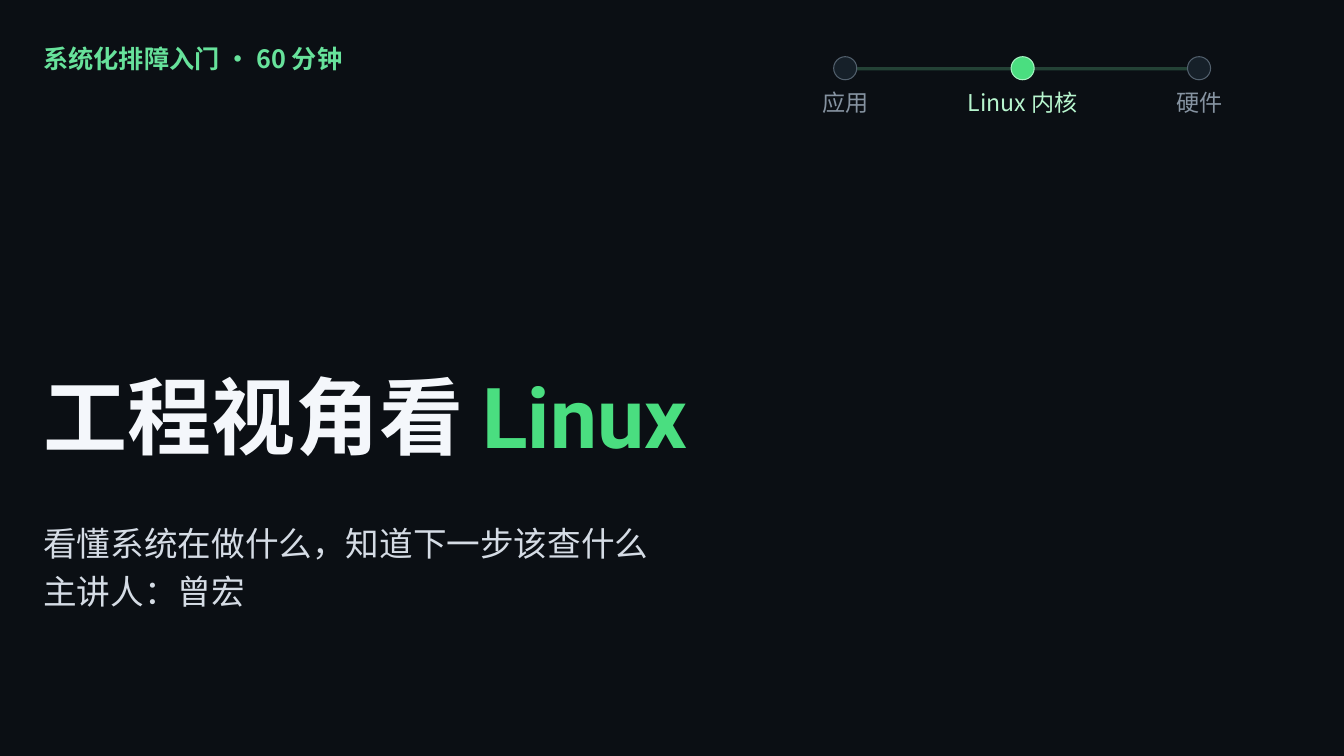
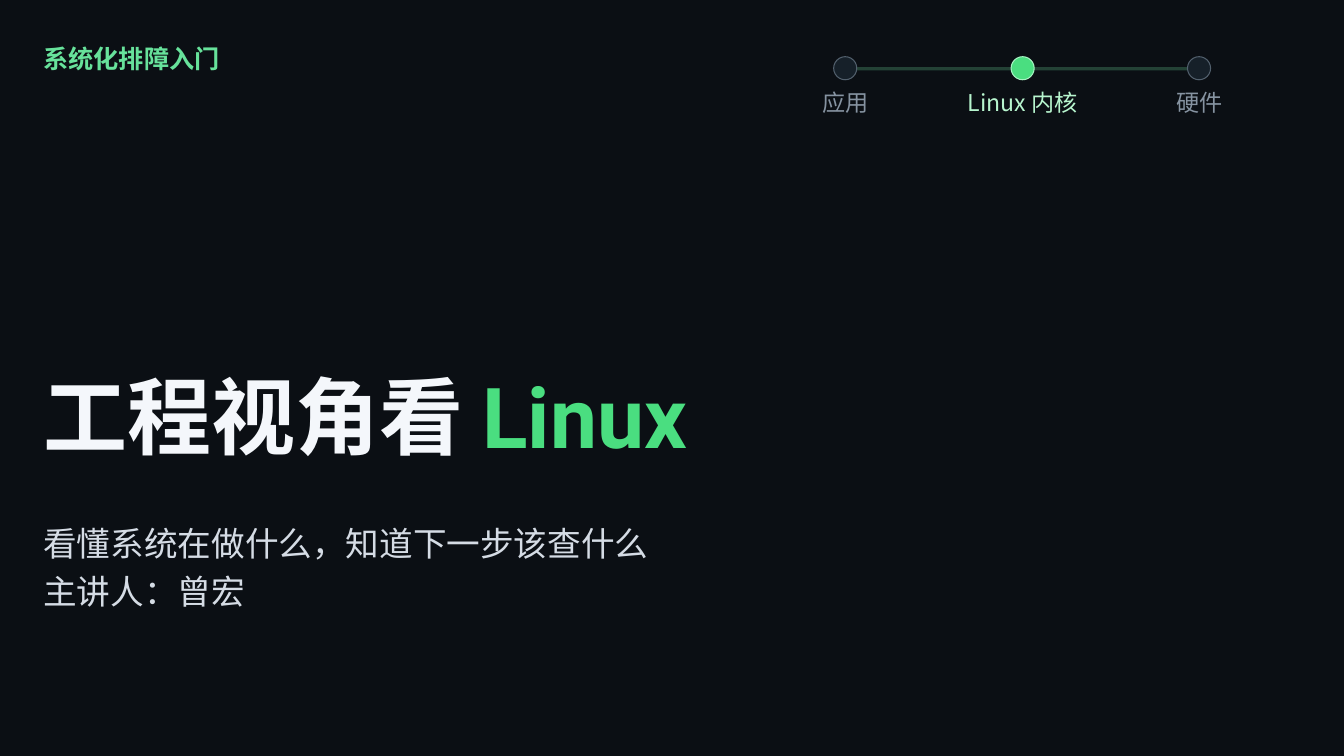
Before and after one commit to riclava/knowledge-base, a slide deck: slide 1 of raw/Presentations/2026/工程视角看Linux.pptx. Drawn at 1344x756 pixels with LibreOffice and Linux fonts; fonts in the diff are those of the drawing. Boxes give left, top, right and bottom in pixels: in the first picture for what was removed or moved away, otherwise in the second. Text is boxed around its words. In the diff, an @@ line names an element or a change of style, - is before the commit and + after.

Commit message:
wip

```diff
--- a/raw/Presentations/2026/工程视角看Linux.pptx
+++ b/raw/Presentations/2026/工程视角看Linux.pptx
@@ text at bbox=[43, 46, 219, 71]: text changed @@
-系统化排障入门 · 60 分钟
+系统化排障入门
```
